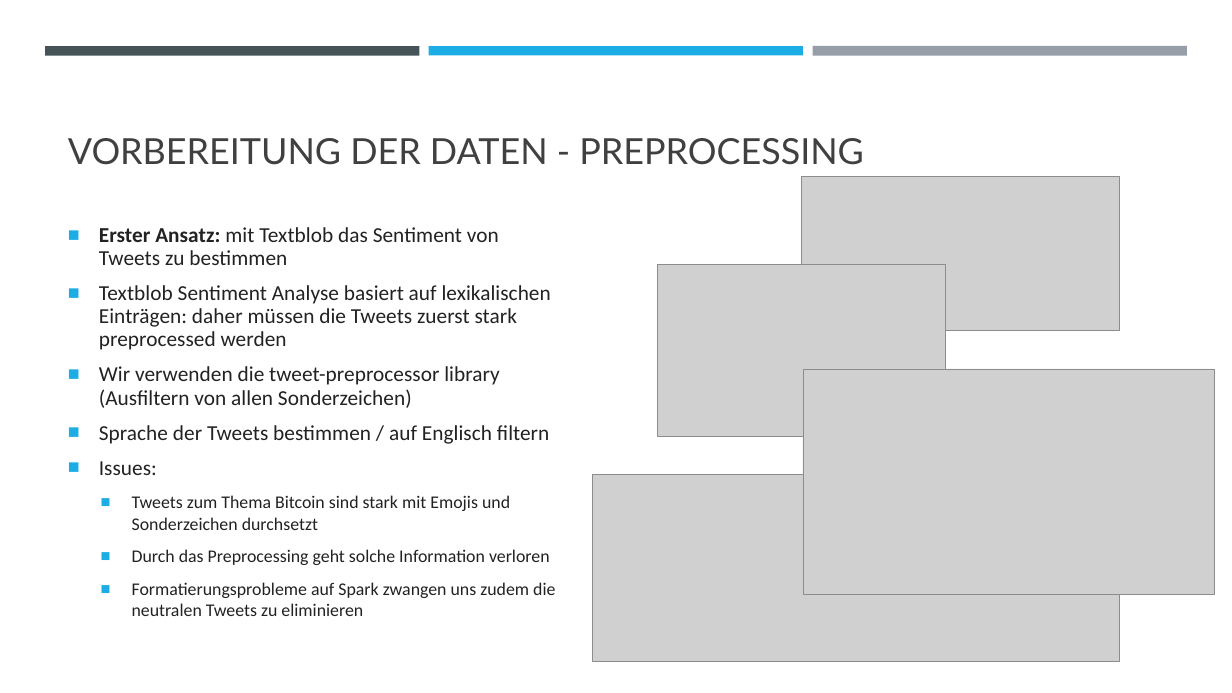
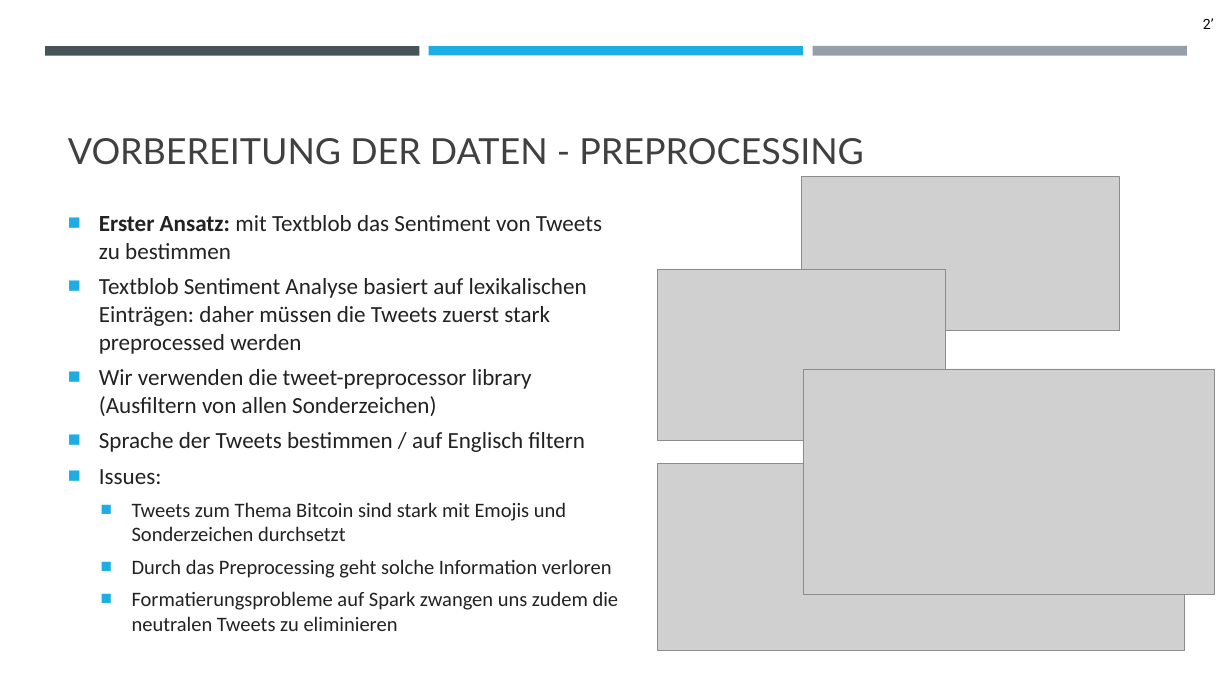
Before and after one commit to alexweltgeist/twitter_bitcoin, a slide deck: slide 5 of BitcoinPreisundTweets_v03.pptx. Drawn at 1232x693 pixels with LibreOffice and Linux fonts; fonts in the diff are those of the drawing; grey boxes stand for pictures. Boxes give left, top, right and bottom in pixels: in the first picture for what was removed or moved away, otherwise in the second. Text is boxed around its words. In the diff, an @@ line names an element or a change of style, - is before the commit and + after.

```diff
--- a/BitcoinPreisundTweets_v03.pptx
+++ b/BitcoinPreisundTweets_v03.pptx
@@ text added at [1203,18,1214,29], 11 pt, text #000000 @@
+2’
@@ text "Erster Ansatz: mit Textblob das ...": place and size @@
-text "Erster Ansatz: mit Textblob das ..." at [99,227,555,616]
+text "Erster Ansatz: mit Textblob das ..." at [99,215,619,631]
@@ text "Erster Ansatz: mit Textblob das ..." at [99,215,619,631]: size 16.6 to 18 pt in "Erster Ansatz: mit Textblob das Sentiment von ...", "Textblob Sentiment Analyse basiert auf lexikalischen Einträg ...", "Wir verwenden die tweet-preprocessor library (Ausfiltern von ...", "Sprache der Tweets bestimmen / auf Englisch ..." and 1 more places; size 13.9 to 16 pt in "Tweets zum Thema Bitcoin sind stark mit ...", "Durch das Preprocessing geht solche Information verloren", "Formatierungsprobleme auf Spark zwangen uns zudem die ..."; line spacing 0.9 to 1; less space between paragraphs @@
@@ picture: place and size @@
-picture at [658,264,946,436]
+picture at [658,269,946,441]
@@ picture: place and size @@
-picture at [592,475,1120,662]
+picture at [658,463,1186,650]
```
Also in this commit, not shown: 9 other slides changed.
